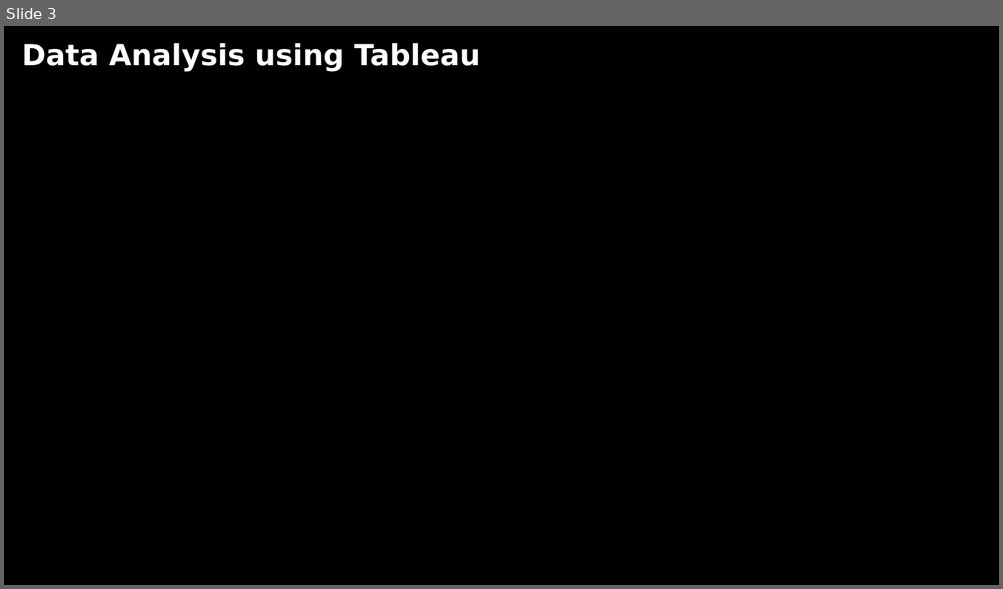
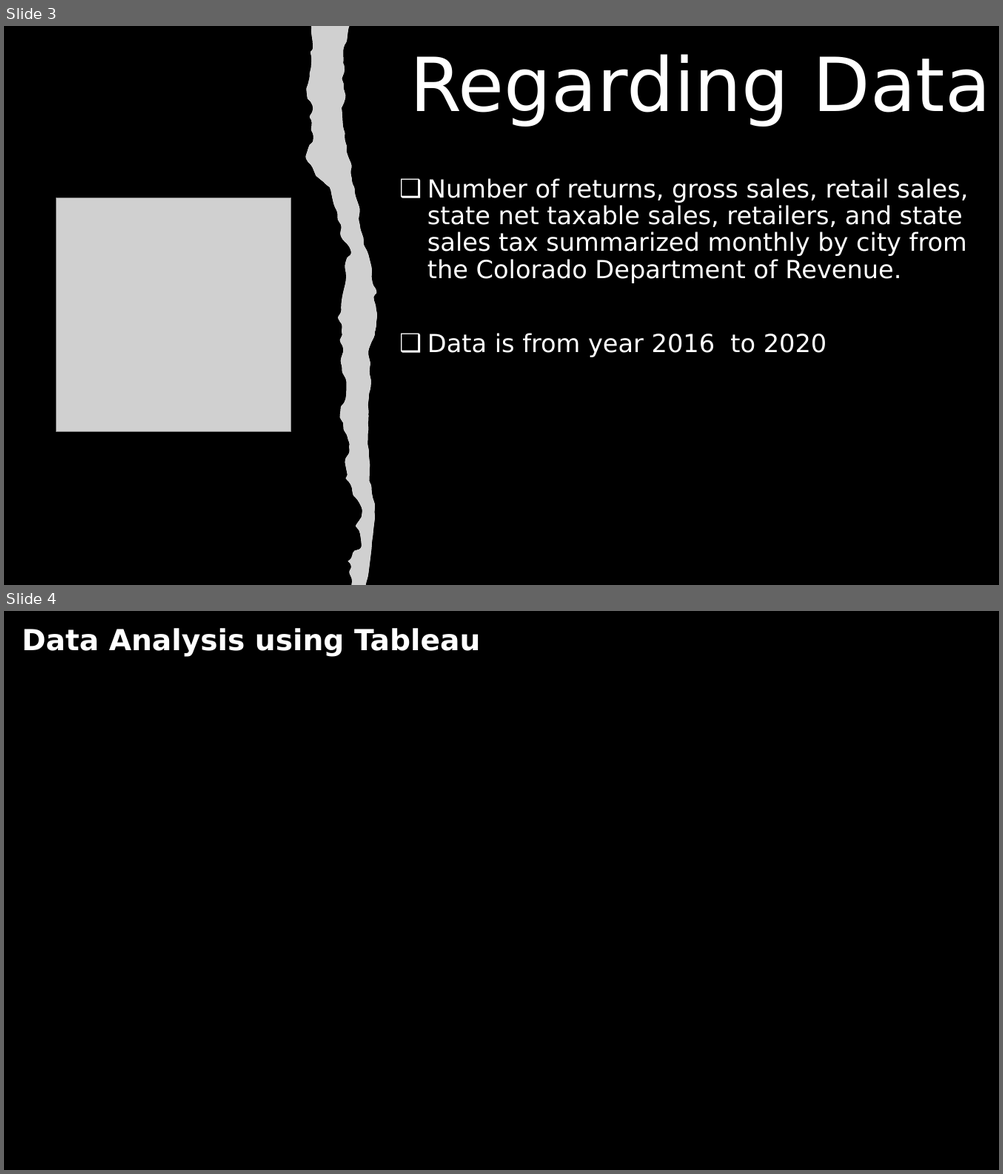
Before and after one commit to rajeshnaik/Project-1, a slide deck: Colorado Retail Trend Forecasting.pptx. Shown one above the other, each under a label of ours: slide 3 before the commit, slides 3 and 4 after it. The pictures are 1003x589 and 1003x1174 pixels, drawn with LibreOffice and Linux fonts; fonts in the diff are those of the drawing; grey boxes stand for pictures; background and template pictures are left out. Boxes give left, top, right and bottom in pixels: in the first picture for what was removed or moved away, otherwise in the second. Text is boxed around its words. In the diff, an @@ line names an element or a change of style, - is before the commit and + after.

```diff
--- a/Colorado Retail Trend Forecasting.pptx
+++ b/Colorado Retail Trend Forecasting.pptx
@@ slide 3 added at (4,26,999,585), background #000000 @@
@@ freeform shape added at (305,26,377,585), fill #FFFFFF @@
@@ picture added at (305,26,377,585) @@
@@ title added at (410,54,991,127), 72 pt, text #FFFFFF @@
+Regarding Data
@@ subtitle added at (427,178,967,358), 24 pt, text #FFFFFF @@
+❑ Number of returns, gross sales, retail sales, state net taxable sales, retailers, and state sales tax summarized monthly by city from the Colorado Department of Revenue.
+❑ Data is from year 2016 to 2020
@@ picture added at (57,198,290,432) @@
@@ what was slide 3 is now slide 4 @@
```
Also in this commit, not shown: 1 other file.
